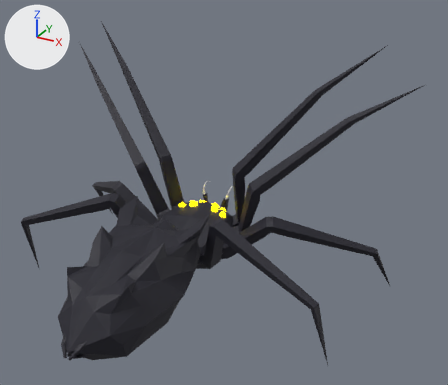
Two versions of the Blender file Assets/BlenderFiles/Spider.blend, one commit apart.
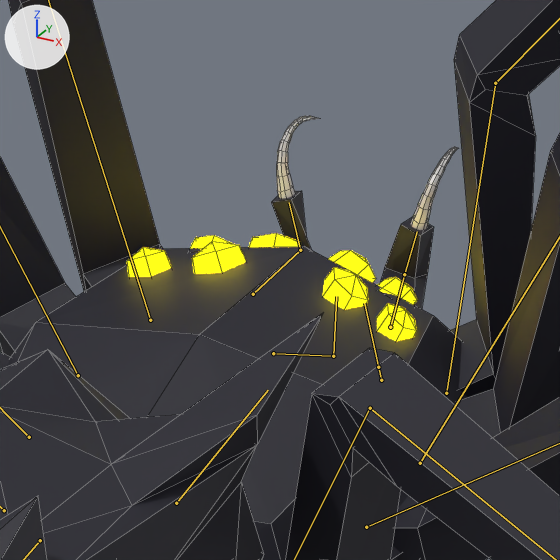
Old and new are each drawn whole from a 50 mm camera at (4.89, -8.34, 5.61) aimed at (0.78, -0.88, 1.88) and again close up on the part from 35% to 56% of the width and 42% to 66% of the height. The axes (+X, +Y, +Z) are drawn at upper left. The lights are the same throughout. Both versions are drawn at frame 1 of the action 'AmbushPosition'; the numbers are the values there. The bones that bend it are drawn over the model as lines in the close-ups. The close-ups show mesh edges as thin lines.

Objects in the first close-up: 'Body.001'.
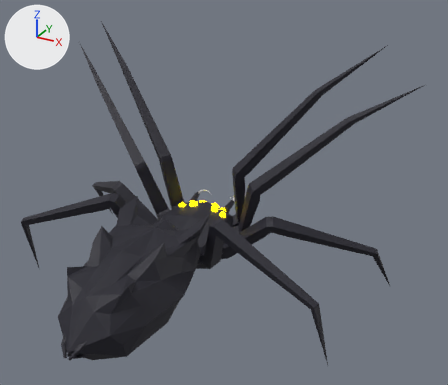
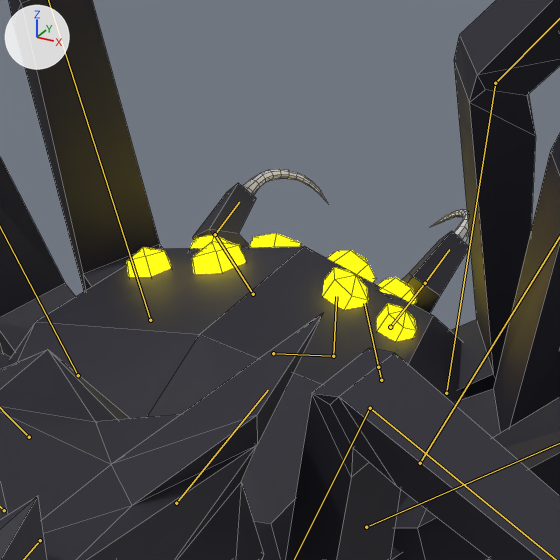
Where the change shows, as pixel boxes (x1, y1, x2, y2) in the close-ups (560 x 560 px):
'Body.001', posed: (0, 0, 560, 560) in both
bone 'Fang.001.L', root to tip: before (253, 294) to (300, 250); after (253, 294) to (215, 234)
bone 'Fang.002.L', root to tip: before (300, 250) to (289, 202); after (215, 234) to (239, 202)
bone 'Fang.001.R', root to tip: before (390, 327) to (404, 274); after (390, 327) to (425, 283)
bone 'Fang.002.R', root to tip: before (404, 274) to (417, 231); after (425, 283) to (449, 249)

The change, as a diff of the scene's bpy script:
```diff
--- a/Assets/BlenderFiles/Spider.blend.py
+++ b/Assets/BlenderFiles/Spider.blend.py
@@ bone_fang_001_l @@
 bone_fang_001_l = bpy.data.objects['Spider'].pose.bones['Fang.001.L']  # child of 'Fang.L'
-bone_fang_001_l.rotation_quaternion = (1.0, 0.0, 0.0, 0.0)  # degrees (0, 0, 0)
+bone_fang_001_l.rotation_quaternion = (0.727, 0.116, -0.163, -0.656)  # degrees (23, -5, -85)
@@ bone_fang_002_l @@
 bone_fang_002_l = bpy.data.objects['Spider'].pose.bones['Fang.002.L']  # child of 'Fang.001.L'
-bone_fang_002_l.rotation_quaternion = (0.312, -0.709, 0.045, 0.63)  # degrees (-92, 67, 59)
+bone_fang_002_l.rotation_quaternion = (0.965, -0.157, -0.141, -0.155)  # degrees (-16, -19, -16)
@@ bone_fang_001_r @@
 bone_fang_001_r = bpy.data.objects['Spider'].pose.bones['Fang.001.R']  # child of 'Fang.R'
-bone_fang_001_r.rotation_quaternion = (1.0, 0.0, 0.0, 0.0)  # degrees (0, 0, 0)
+bone_fang_001_r.rotation_quaternion = (0.727, 0.116, 0.163, 0.656)  # degrees (23, 5, 85)
@@ bone_fang_002_r @@
 bone_fang_002_r = bpy.data.objects['Spider'].pose.bones['Fang.002.R']  # child of 'Fang.001.R'
-bone_fang_002_r.rotation_quaternion = (0.312, -0.709, -0.045, -0.63)  # degrees (-92, -67, -59)
+bone_fang_002_r.rotation_quaternion = (0.965, -0.157, 0.141, 0.155)  # degrees (-16, 19, 16)
```
